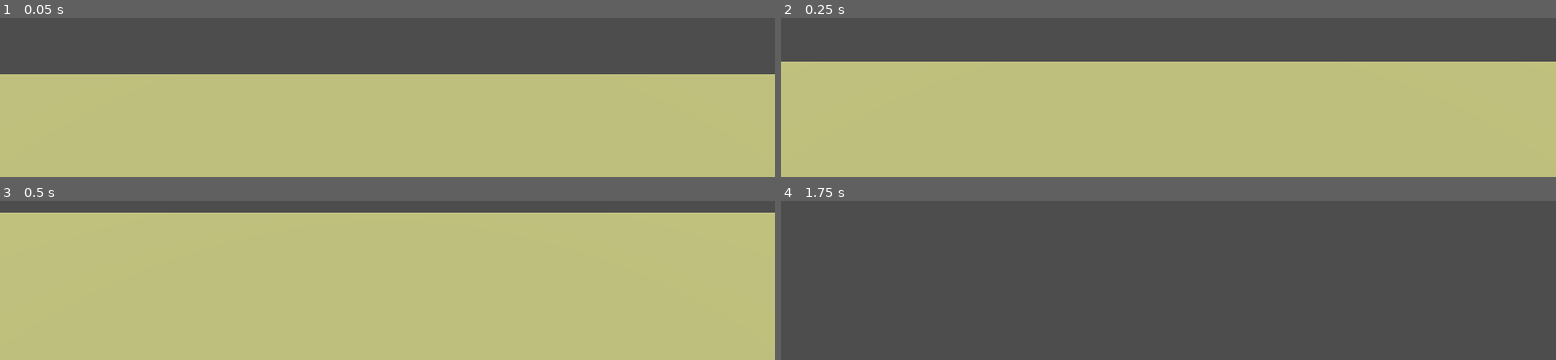
Above: before the commit, frames 1-4 (two rows, left to right).
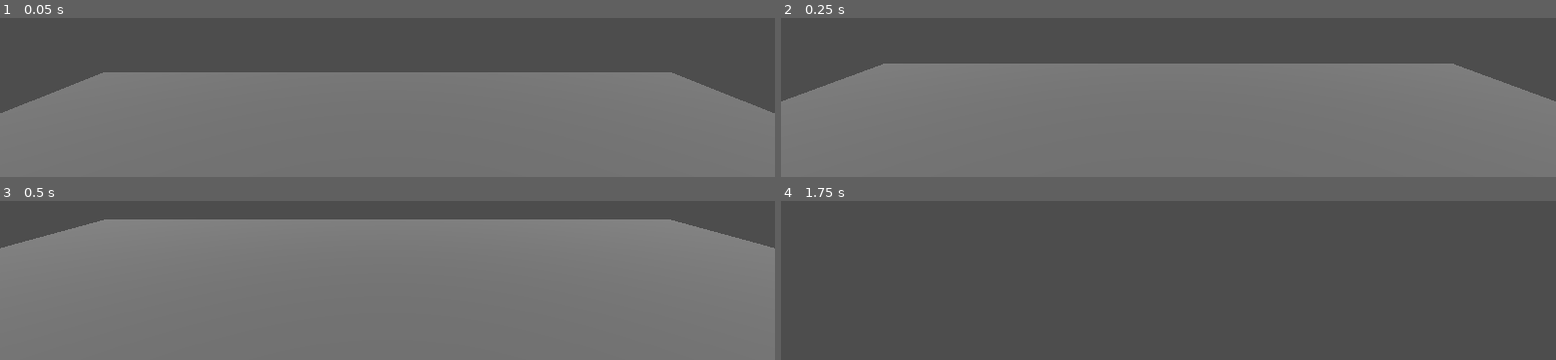
Above: after the commit, the same moments.

Repository: TheGirs0n/darkseeker
Game: Godot game, scene res://Assets/Scenes/Test/Test.tscn
Same seed, same stepped clock (60 frames per second), same inputs: the game is played once before the commit and once after it. The project has no main scene, so this scene is started directly.
Inputs (mouse positions are in pixels of both pictures, inside the frame that each line leads up to):
- Up to frame 1 (0.05 s): no input
- Up to frame 2 (0.25 s): no input
- Up to frame 3 (0.5 s): no input
- Up to frame 4 (1.75 s): move the mouse to (outside the picture) at 0.52 s; hold W (move_forward) from 0.53 s (still down); move the mouse to (outside the picture) at 1.27 s

The runs differ from the first frame. In frame 1, 66% of the frame differs, in the area x 0-100%, y 34-100%; in frame 2, 73%; in frame 3, 93%, in the area x 0-100%, y 7-100%; in frame 4, nothing differs.

Commit message:
try to character controller

Diff:
--- a/Assets/Scenes/Player/Player.tscn
+++ b/Assets/Scenes/Player/Player.tscn
@@ -1,63 +1,30 @@
 [gd_scene format=3 uid="uid://dkrcrsnqbpuyl"]
 
-[sub_resource type="GDScript" id="GDScript_d06bf"]
-script/source = "extends CharacterBody3D
+[ext_resource type="Script" uid="uid://cq2lr8u5tvsbw" path="res://Assets/Scripts/Player/PlayerMoveComponent.gd" id="1_0ljjw"]
+[ext_resource type="Script" uid="uid://bf4f023qj4u5t" path="res://Assets/Scenes/Player/PlayerCameraFreeLook.gd" id="2_na1c3"]
 
-@onready var marker_3d: Marker3D = $Marker3D
+[sub_resource type="CapsuleMesh" id="CapsuleMesh_egllq"]
 
-const SPEED = 5.0
-const JUMP_VELOCITY = 4.5
+[sub_resource type="StandardMaterial3D" id="StandardMaterial3D_75mbb"]
+albedo_color = Color(0.47058824, 1, 1, 1)
 
+[sub_resource type="CapsuleShape3D" id="CapsuleShape3D_g6cvi"]
 
-func _ready() -> void:
-	Input.set_mouse_mode(Input.MOUSE_MODE_CAPTURED)
-	#Input.mouse_mode = Input.MOUSE_MODE_CAPTURED
+[node name="CharacterBody3D" type="CharacterBody3D" unique_id=1528644025]
 
-func _input(event: InputEvent) -> void:
-	if event is InputEventMouseMotion:
-		rotate_y(deg_to_rad(-event.screen_relative.x * 0.25))
-		print(\"deg to rad: \" + str(deg_to_rad(event.screen_relative.x * 0.25)))
-		print(\"screen_relative.x: \" + str(event.screen_relative.x))
-		print(\"rotation_degrees.y: \" + str(rotation_degrees.y))
-		marker_3d.rotate_x(deg_to_rad(-event.screen_relative.y * 0.25))
-		marker_3d.rotation.x = clamp(marker_3d.rotation.x, deg_to_rad(-90), deg_to_rad(90))
+[node name="MeshInstance3D2" type="MeshInstance3D" parent="." unique_id=512565378]
+mesh = SubResource("CapsuleMesh_egllq")
+surface_material_override/0 = SubResource("StandardMaterial3D_75mbb")
 
+[node name="CollisionShape3D" type="CollisionShape3D" parent="." unique_id=1273721330]
+shape = SubResource("CapsuleShape3D_g6cvi")
 
-func _physics_process(delta: float) -> void:
-	# Add the gravity.
-	if not is_on_floor():
-		velocity += get_gravity() * delta
+[node name="PlayerMoveComponent" type="Node" parent="." unique_id=37439615]
+script = ExtResource("1_0ljjw")
 
-	# Handle jump.
-	if Input.is_action_just_pressed(\"ui_accept\") and is_on_floor():
-		velocity.y = JUMP_VELOCITY
+[node name="Head" type="Node3D" parent="." unique_id=68283594 node_paths=PackedStringArray("camera")]
+transform = Transform3D(1, 0, 0, 0, 1, 0, 0, 0, 1, 0, 1, 0)
+script = ExtResource("2_na1c3")
+camera = NodePath("Camera3D")
 
-	# Get the input direction and handle the movement/deceleration.
-	# As good practice, you should replace UI actions with custom gameplay actions.
-	var input_dir := Input.get_vector(\"move_left\", \"move_right\", \"move_forward\", \"move_back\")
-	var direction := (transform.basis * Vector3(input_dir.x, 0, input_dir.y)).normalized()
-	if direction:
-		velocity.x = direction.x * SPEED
-		velocity.z = direction.z * SPEED
-	else:
-		velocity.x = move_toward(velocity.x, 0, SPEED)
-		velocity.z = move_toward(velocity.z, 0, SPEED)
-
-	move_and_slide()
-"
-
-[sub_resource type="BoxShape3D" id="BoxShape3D_na1c3"]
-
-[node name="Player" type="CharacterBody3D" unique_id=1465555307]
-script = SubResource("GDScript_d06bf")
-
-[node name="CollisionShape3D" type="CollisionShape3D" parent="." unique_id=1361517399]
-shape = SubResource("BoxShape3D_na1c3")
-
-[node name="CSGBox3D" type="CSGBox3D" parent="." unique_id=889120701]
-use_collision = true
-
-[node name="Marker3D" type="Marker3D" parent="." unique_id=255901185]
-transform = Transform3D(1, 0, 0, 0, 1, 0, 0, 0, 1, 0, 1, 0)
-
-[node name="Camera3D" type="Camera3D" parent="Marker3D" unique_id=2007519538]
+[node name="Camera3D" type="Camera3D" parent="Head" unique_id=800104770]
--- /dev/null
+++ b/Assets/Scenes/Player/PlayerCameraFreeLook.gd
@@ -0,0 +1,20 @@
+extends Node3D
+class_name PlayerCameraFreeLook
+
+@export var camera : Camera3D
+@export var camera_sensivity : float = 0.25
+
+
+func _ready() -> void:
+	Input.mouse_mode = Input.MOUSE_MODE_CAPTURED
+
+
+func _input(event: InputEvent) -> void:
+	if event is InputEventMouseMotion:
+		_rotate(-event.relative.x, -event.relative.y)
+
+
+func _rotate(x_position : float, y_position : float):
+	rotate_y(deg_to_rad(x_position) * camera_sensivity)
+	camera.rotate_x(deg_to_rad(y_position) * camera_sensivity)
+	camera.rotation.x = clamp(camera.rotation.x, deg_to_rad(-90), deg_to_rad(90))
--- /dev/null
+++ b/Assets/Scenes/Test/Sandbox.tscn
@@ -0,0 +1,10 @@
+[gd_scene format=3 uid="uid://rlb5jyqjx24s"]
+
+[sub_resource type="BoxMesh" id="BoxMesh_ssevr"]
+
+[node name="Sandbox" type="Node3D" unique_id=1274745401]
+
+[node name="MeshInstance3D" type="MeshInstance3D" parent="." unique_id=2119372766]
+mesh = SubResource("BoxMesh_ssevr")
+
+[node name="Camera3D" type="Camera3D" parent="." unique_id=1034495241]
--- a/Assets/Scenes/Test/Test.tscn
+++ b/Assets/Scenes/Test/Test.tscn
@@ -2,27 +2,43 @@
 
 [ext_resource type="PackedScene" uid="uid://dkrcrsnqbpuyl" path="res://Assets/Scenes/Player/Player.tscn" id="1_n7f0m"]
 
-[sub_resource type="Sky" id="Sky_75mbb"]
+[sub_resource type="PlaneMesh" id="PlaneMesh_g6cvi"]
+size = Vector2(20, 20)
 
-[sub_resource type="Environment" id="Environment_it3md"]
-sky = SubResource("Sky_75mbb")
+[sub_resource type="StandardMaterial3D" id="StandardMaterial3D_n7f0m"]
+albedo_color = Color(0.5, 0.5, 0.5, 1)
 
-[node name="Test" type="Node3D" unique_id=774613490]
+[sub_resource type="BoxShape3D" id="BoxShape3D_g6cvi"]
+size = Vector3(20, 0.5, 20)
 
-[node name="CSGBox3D" type="CSGBox3D" parent="." unique_id=50167130]
-use_collision = true
-size = Vector3(16.535, 1.095, 12.05)
+[sub_resource type="SphereMesh" id="SphereMesh_n7f0m"]
 
-[node name="Player" parent="." unique_id=1465555307 instance=ExtResource("1_n7f0m")]
-transform = Transform3D(1, 0, 0, 0, 1, 0, 0, 0, 1, 0, 2, 0)
+[sub_resource type="SphereShape3D" id="SphereShape3D_egllq"]
 
-[node name="WorldEnvironment" type="WorldEnvironment" parent="." unique_id=1214850617]
-environment = SubResource("Environment_it3md")
+[node name="Test" type="Node3D" unique_id=1409122306]
 
-[node name="DirectionalLight3D" type="DirectionalLight3D" parent="." unique_id=1705037213]
-transform = Transform3D(1, 0, 0, 0, 0.6418244, 0.7668516, 0, -0.7668516, 0.6418244, 0, 10.943351, 9.166943)
-light_color = Color(1, 1, 0.6431373, 1)
-light_energy = 2.267
+[node name="DirectionalLight3D" type="DirectionalLight3D" parent="." unique_id=131755295]
+transform = Transform3D(1, 0, 0, 0, 0.7071068, 0.7071068, 0, -0.7071068, 0.7071068, -0.613168, 5.36009, 7.0560713)
+shadow_enabled = true
 
-[node name="Camera3D" type="Camera3D" parent="." unique_id=121958481]
-transform = Transform3D(1, 0, 0, 0, 0.8660254, 0.5, 0, -0.5, 0.8660254, 0, 7, 8)
+[node name="Floor" type="StaticBody3D" parent="." unique_id=1160238285]
+
+[node name="MeshInstance3D" type="MeshInstance3D" parent="Floor" unique_id=277812687]
+mesh = SubResource("PlaneMesh_g6cvi")
+surface_material_override/0 = SubResource("StandardMaterial3D_n7f0m")
+
+[node name="CollisionShape3D" type="CollisionShape3D" parent="Floor" unique_id=2037390267]
+transform = Transform3D(1, 0, 0, 0, 1, 0, 0, 0, 1, 0, -0.25, 0)
+shape = SubResource("BoxShape3D_g6cvi")
+
+[node name="CharacterBody3D" parent="." unique_id=1528644025 instance=ExtResource("1_n7f0m")]
+transform = Transform3D(1, 0, 0, 0, 1, 0, 0, 0, 1, 0, 3, 0)
+
+[node name="TestBall" type="RigidBody3D" parent="." unique_id=300973226]
+transform = Transform3D(1, 0, 0, 0, 1, 0, 0, 0, 1, 0, 5, 2.954)
+
+[node name="MeshInstance3D" type="MeshInstance3D" parent="TestBall" unique_id=2082342700]
+mesh = SubResource("SphereMesh_n7f0m")
+
+[node name="CollisionShape3D" type="CollisionShape3D" parent="TestBall" unique_id=1706965124]
+shape = SubResource("SphereShape3D_egllq")
--- /dev/null
+++ b/Assets/Scripts/Player/PlayerMoveComponent.gd
@@ -0,0 +1,35 @@
+extends Node
+class_name PlayerMoveComponent
+
+@export var move_speed : float = 250
+
+const GRAVITY_SCALE : float = 9.8
+var direction : Vector2 = Vector2.ZERO
+
+var body_to_move : CharacterBody3D = null
+
+func _ready() -> void:
+	body_to_move = get_parent()
+
+
+func _physics_process(delta: float) -> void:
+	apply_gravity(delta)
+	move()
+
+	body_to_move.move_and_slide()
+
+
+func move():
+	direction = Input.get_vector("move_left", "move_right", "move_forward", "move_back")
+
+	if direction:
+		body_to_move.velocity.x = direction.x * move_speed
+		body_to_move.velocity.z = direction.y * move_speed
+	else:
+		body_to_move.velocity.x = 0
+		body_to_move.velocity.z = 0
+
+
+func apply_gravity(delta : float):
+	if not body_to_move.is_on_floor():
+		body_to_move.velocity.y -= GRAVITY_SCALE * delta
--- a/project.godot
+++ b/project.godot
@@ -11,6 +11,7 @@
 [application]
 
 config/name="Broken Shell"
+config/tags=PackedStringArray("active")
 config/features=PackedStringArray("4.6", "GL Compatibility")
 config/icon="res://icon.svg"
 
@@ -48,6 +49,11 @@
 "events": [Object(InputEventKey,"resource_local_to_scene":false,"resource_name":"","device":-1,"window_id":0,"alt_press …(192 unchanged characters)…
 ]
 }
+pause={
+"deadzone": 0.2,
+"events": [Object(InputEventKey,"resource_local_to_scene":false,"resource_name":"","device":-1,"window_id":0,"alt_pressed":false,"shift_pressed":false,"ctrl_pressed":false,"meta_pressed":false,"pressed":false,"keycode":0,"physical_keycode":4194305,"key_label":0,"unicode":0,"location":0,"echo":false,"script":null)
+]
+}
 
 [physics]
 
Not shown, added: Assets/Scenes/Player/PlayerCameraFreeLook.gd.uid
Not shown, added: Assets/Scripts/Player/PlayerMoveComponent.gd.uid
